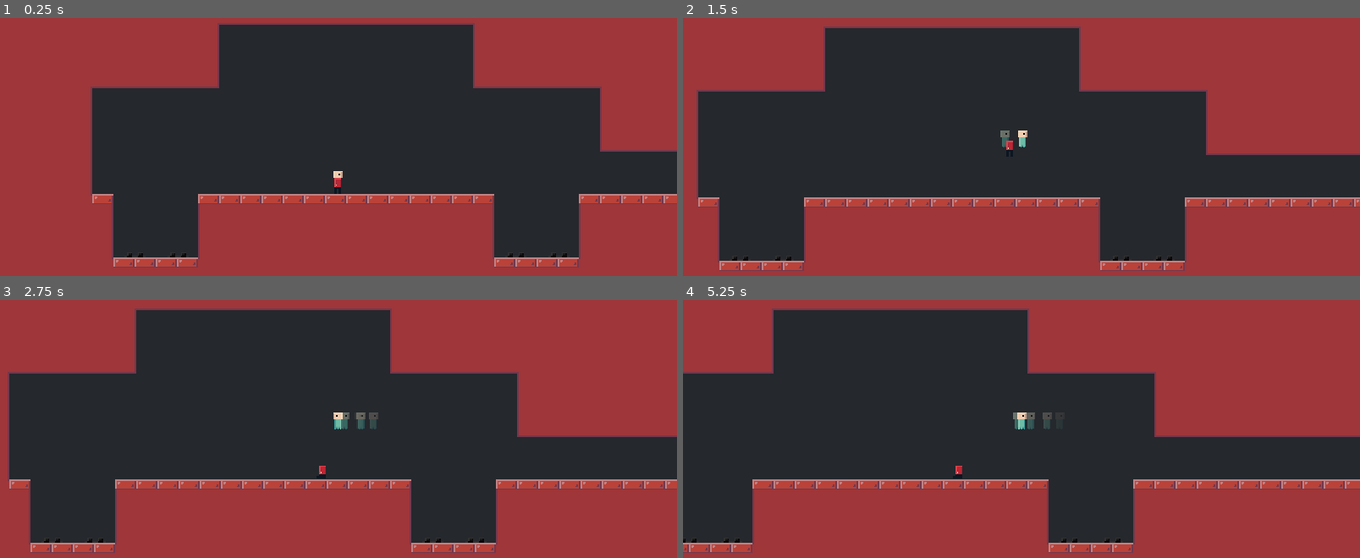
Above: before the commit, frames 1-4 (two rows, left to right).
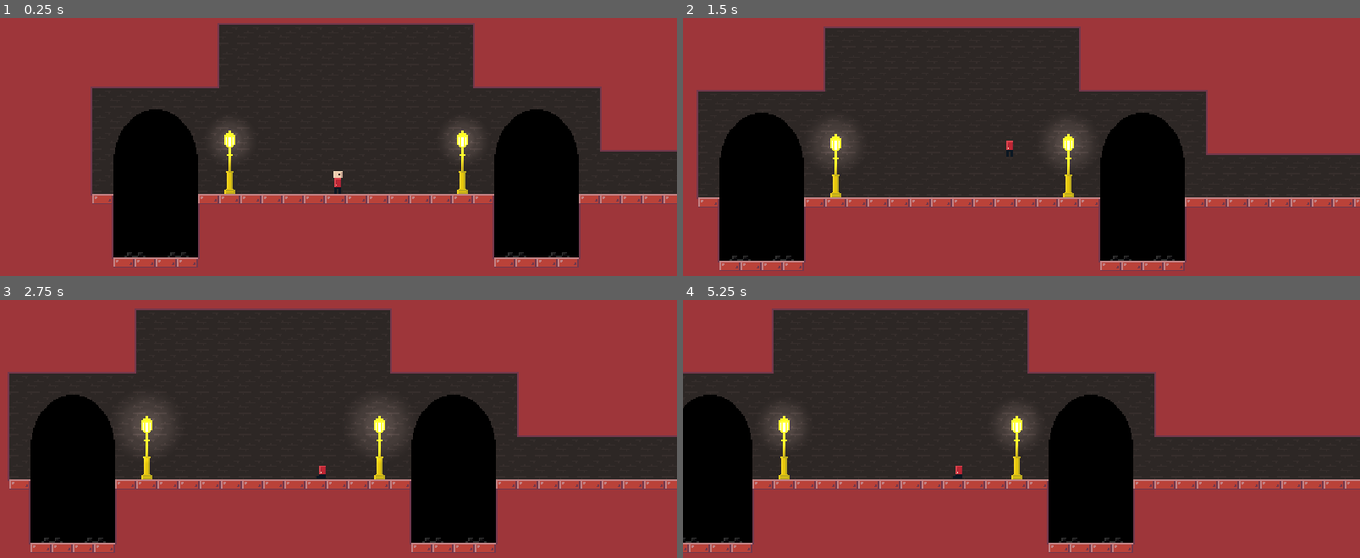
Above: after the commit, the same moments.

Repository: Lunatic-Games/kill-me-now
Game: Godot game, scene res://levels/train_station_2.tscn
Same seed, same stepped clock (60 frames per second), same inputs: the game is played once before the commit and once after it. This scene is started directly instead of the project's main scene.
Inputs (mouse positions are in pixels of both pictures, inside the frame that each line leads up to):
- Up to frame 1 (0.25 s): no input
- Up to frame 2 (1.5 s): tap Enter at 0.5 s; move the mouse to (1170, 162) at 0.52 s; hold D (move_right) from 0.53 s (still down); tap E (interact) at 0.6 s; click (1170, 162) at 0.67 s; tap Space (jump) at 0.77 s; move the mouse to (886, 198) at 1.27 s; tap Q (leave_body) at 1.35 s
- Up to frame 3 (2.75 s): tap Space (jump) at 1.52 s; move the mouse to (406, 377) at 2.02 s; release D (move_right) at 2.03 s; hold A (move_left) from 2.03 s (still down); tap E (interact) at 2.1 s
- Up to frame 4 (5.25 s): move the mouse to (987, 537) at 2.77 s; release A (move_left) at 2.78 s; hold D (move_right) 2.78-4.28 s; tap Q (leave_body) at 2.85, 4.35 s; click (987, 537) at 2.92 s; tap Space (jump) at 3.02, 3.77, 4.52 s; move the mouse to (1224, 519) at 3.52 s; tap E (interact) at 3.6, 5.1 s; move the mouse to (818, 405) at 4.27 s; hold A (move_left) 4.28-5.03 s; move the mouse to (1055, 462) at 5.02 s; hold D (move_right) from 5.03 s (still down); click (1055, 462) at 5.17 s

The runs differ from the first frame. In frame 1, 15% of the frame differs, in the area x 16-86%, y 35-93%; in frame 2, 15%; in frame 3, 16%, in the area x 4-74%, y 36-95%; in frame 4, 14%.

Commit message:
Decorated trainstation 1-2

Diff:
--- a/levels/train_station_2.tscn
+++ b/levels/train_station_2.tscn
@@ -12,6 +12,9 @@
 [ext_resource path="res://levels/train_station_3.tscn" type="PackedScene" id=10]
 [ext_resource path="res://soul/camera.tscn" type="PackedScene" id=11]
 [ext_resource path="res://levels/horizontal_camera_boundry.tscn" type="PackedScene" id=12]
+[ext_resource path="res://decorations/tunnel.tscn" type="PackedScene" id=13]
+[ext_resource path="res://decorations/background.png" type="Texture" id=14]
+[ext_resource path="res://decorations/lamp.tscn" type="PackedScene" id=15]
 
 [sub_resource type="GDScript" id=1]
 script/source = "extends \"res://contraptions/electric_rail/electric_rail.gd\"
@@ -65,6 +68,11 @@
 script = ExtResource( 9 )
 next_level = ExtResource( 10 )
 
+[node name="Background" type="Sprite" parent="."]
+texture = ExtResource( 14 )
+region_enabled = true
+region_rect = Rect2( 0, 0, 10000, 10000 )
+
 [node name="TileMap" type="TileMap" parent="."]
 tile_set = ExtResource( 1 )
 cell_size = Vector2( 32, 32 )
@@ -73,6 +81,19 @@
 collision_mask = 3
 format = 1
 tile_data = PoolIntArray( 131064, 0, 65537, 131065, 0, 65536, 131066, 0, 65536, 131067, 0, 65536, 131068, 0, 65536, 131 …(35127 unchanged characters)…
+
+[node name="Lamp" parent="." instance=ExtResource( 15 )]
+
+[node name="Lamp2" parent="." instance=ExtResource( 15 )]
+position = Vector2( 528, 400 )
+
+[node name="Lamp3" parent="." instance=ExtResource( 15 )]
+position = Vector2( 1168, 816 )
+
+[node name="Tunnel" parent="." instance=ExtResource( 13 )]
+
+[node name="Tunnel2" parent="." instance=ExtResource( 13 )]
+position = Vector2( 640, 432 )
 
 [node name="Body" parent="." instance=ExtResource( 3 )]
 position = Vector2( 340, 421 )
@@ -107,6 +128,7 @@
 on = false
 
 [node name="Camera2D" parent="." instance=ExtResource( 11 )]
+visible = false
 position = Vector2( 343, 430 )
 
 [node name="Fence" parent="." instance=ExtResource( 5 )]
--- a/levels/train_station_3.tscn
+++ b/levels/train_station_3.tscn
@@ -12,6 +12,9 @@
 [ext_resource path="res://soul/camera.tscn" type="PackedScene" id=10]
 [ext_resource path="res://levels/vertical_camera_boundry.tscn" type="PackedScene" id=11]
 [ext_resource path="res://levels/horizontal_camera_boundry.tscn" type="PackedScene" id=12]
+[ext_resource path="res://decorations/lamp.tscn" type="PackedScene" id=13]
+[ext_resource path="res://decorations/tunnel.tscn" type="PackedScene" id=14]
+[ext_resource path="res://decorations/background.png" type="Texture" id=15]
 
 [sub_resource type="GDScript" id=1]
 script/source = "extends \"res://contraptions/gate/gate.gd\"
@@ -40,6 +43,25 @@
 [node name="train_station_3" type="Node2D"]
 script = ExtResource( 8 )
 next_level = ExtResource( 9 )
+
+[node name="Background" type="Sprite" parent="."]
+position = Vector2( -684, -197 )
+texture = ExtResource( 15 )
+region_enabled = true
+region_rect = Rect2( 0, 0, 10000, 10000 )
+
+[node name="Tunnel" parent="." instance=ExtResource( 14 )]
+
+[node name="Tunnel2" parent="." instance=ExtResource( 14 )]
+position = Vector2( 640, 432 )
+
+[node name="Lamp" parent="." instance=ExtResource( 13 )]
+
+[node name="Lamp2" parent="." instance=ExtResource( 13 )]
+position = Vector2( 528, 400 )
+
+[node name="Lamp3" parent="." instance=ExtResource( 13 )]
+position = Vector2( 656, 816 )
 
 [node name="TileMap" type="TileMap" parent="."]
 tile_set = ExtResource( 1 )
Not shown: 2 places in levels/train_station_2.tscn that only renumber resources
Not shown: 1 places in levels/train_station_3.tscn that only renumber resources
